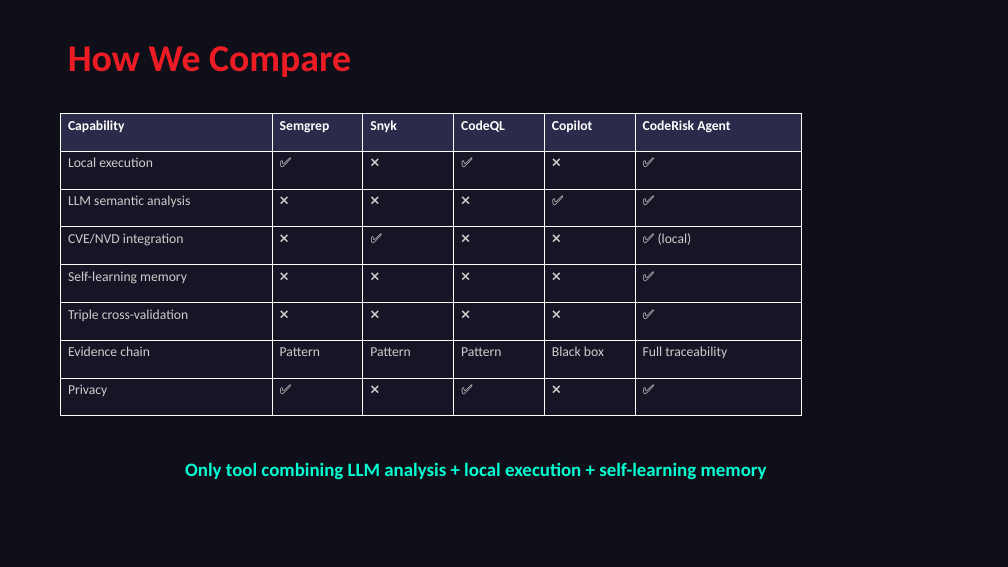
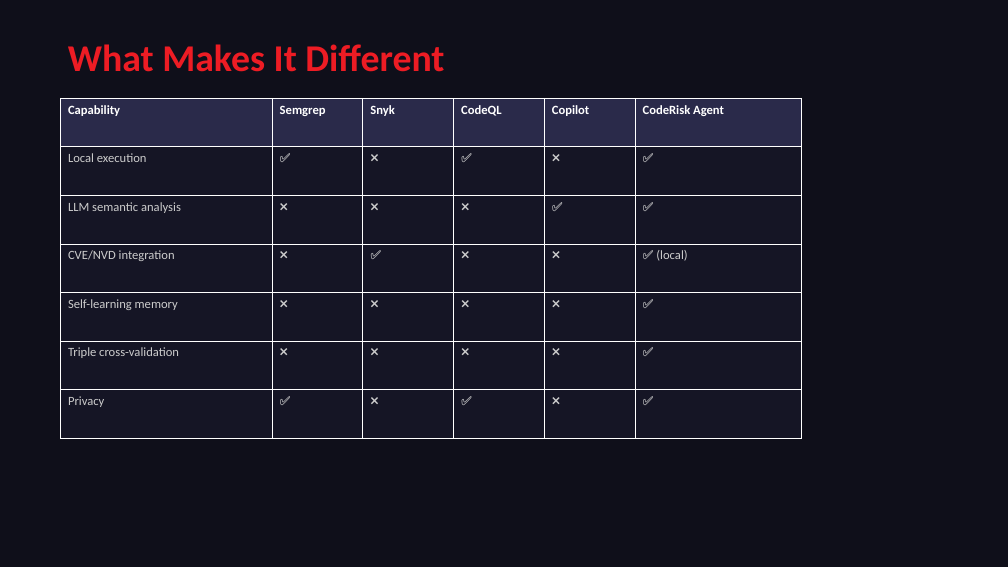
Before and after one commit to a9320/Radeon-hackathon-2026-07, a slide deck: slide 4 of docs/CodeRisk_Agent_Presentation.pptx (slide 5 before the commit). Drawn at 1008x567 pixels with LibreOffice and Linux fonts; fonts in the diff are those of the drawing. Boxes give left, top, right and bottom in pixels: in the first picture for what was removed or moved away, otherwise in the second. Text is boxed around its words. In the diff, an @@ line names an element or a change of style, - is before the commit and + after.

```diff
--- a/docs/CodeRisk_Agent_Presentation.pptx
+++ b/docs/CodeRisk_Agent_Presentation.pptx
@@ text at box(68, 44, 444, 72): text changed @@
-How We Compare
+What Makes It Different
@@ table at box(60, 98, 802, 439) @@
-row 7: Evidence chain | Pattern | Pattern | Pattern | Black box | Full traceability
@@ table: place and size @@
-table at box(60, 113, 802, 416)
+table at box(60, 98, 802, 439)
@@ text removed at box(185, 462, 767, 480) @@
-Only tool combining LLM analysis + local execution + self-learning memory
```
Also in this commit, not shown: 6 other slides changed, 2 slides added, 7 slides removed.
